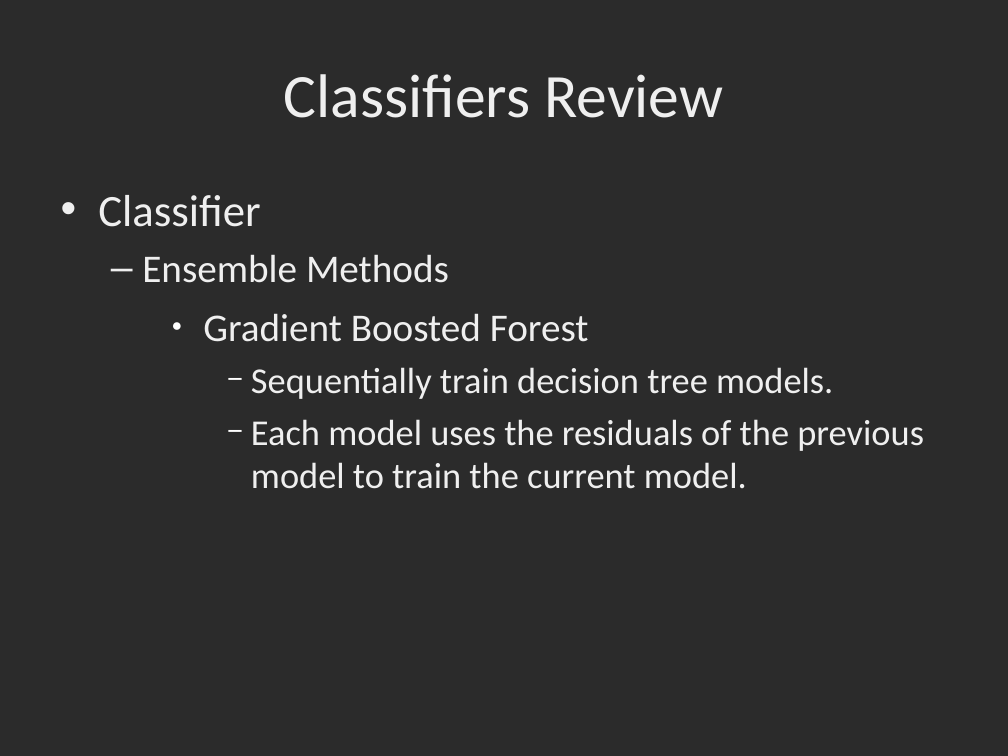
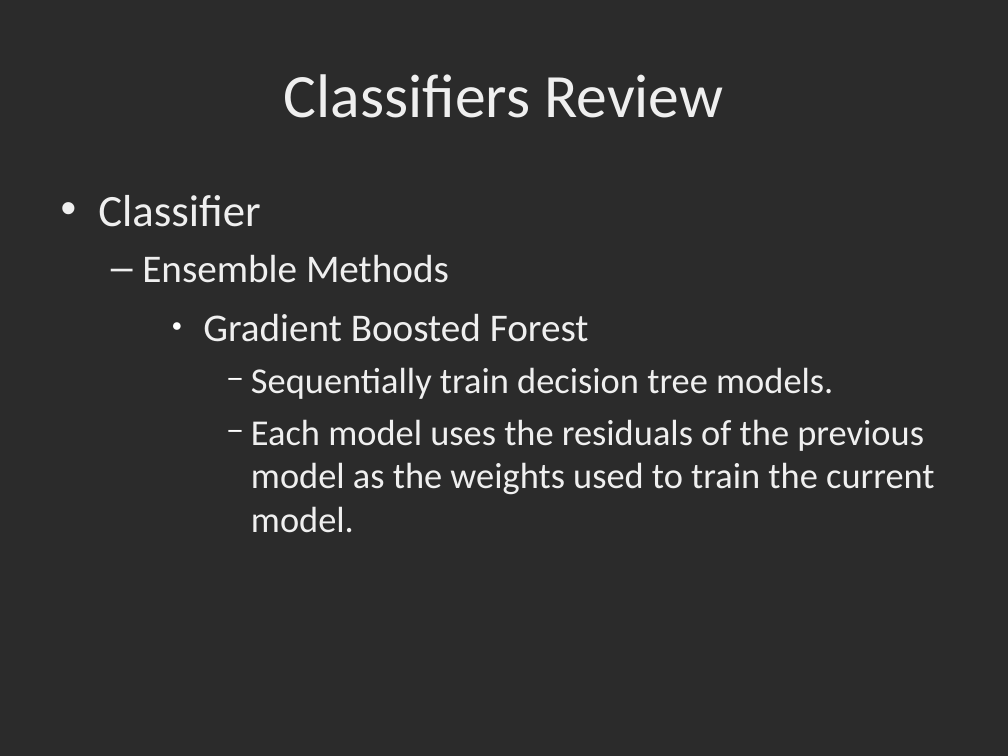
Before and after one commit to dbowmans46/PracticalProgramming, a slide deck: slide 42 of Session 7 - Python/Instructional Material/Machine Learning Slides/Session 7 - Python ML 10: Review and Project for Classifiers.odp. Drawn at 1008x756 pixels with LibreOffice and Linux fonts; fonts in the diff are those of the drawing; background and template pictures are left out; a plain dark background stands for a picture behind light text. Boxes give left, top, right and bottom in pixels: in the first picture for what was removed or moved away, otherwise in the second. Text is boxed around its words. In the diff, an @@ line names an element or a change of style, - is before the commit and + after.

Commit message:
Added metrics to code.  Fixed code so classifiers would run.  Polished slides.

```diff
--- a/Session 7 - Python/Instructional Material/Machine Learning Slides/Session 7 - Python ML 10: Review and Project for Classifiers.odp
+++ b/Session 7 - Python/Instructional Material/Machine Learning Slides/Session 7 - Python ML 10: Review and Project for Classifiers.odp
@@ text at bbox=[251, 419, 934, 533]: text changed @@
-      − Each model uses the residuals of the previous model to train the current model.
+      − Each model uses the residuals of the previous model as the weights used to train the current model.
```
Also in this commit, not shown: 1 other slide changed, 1 other file.
